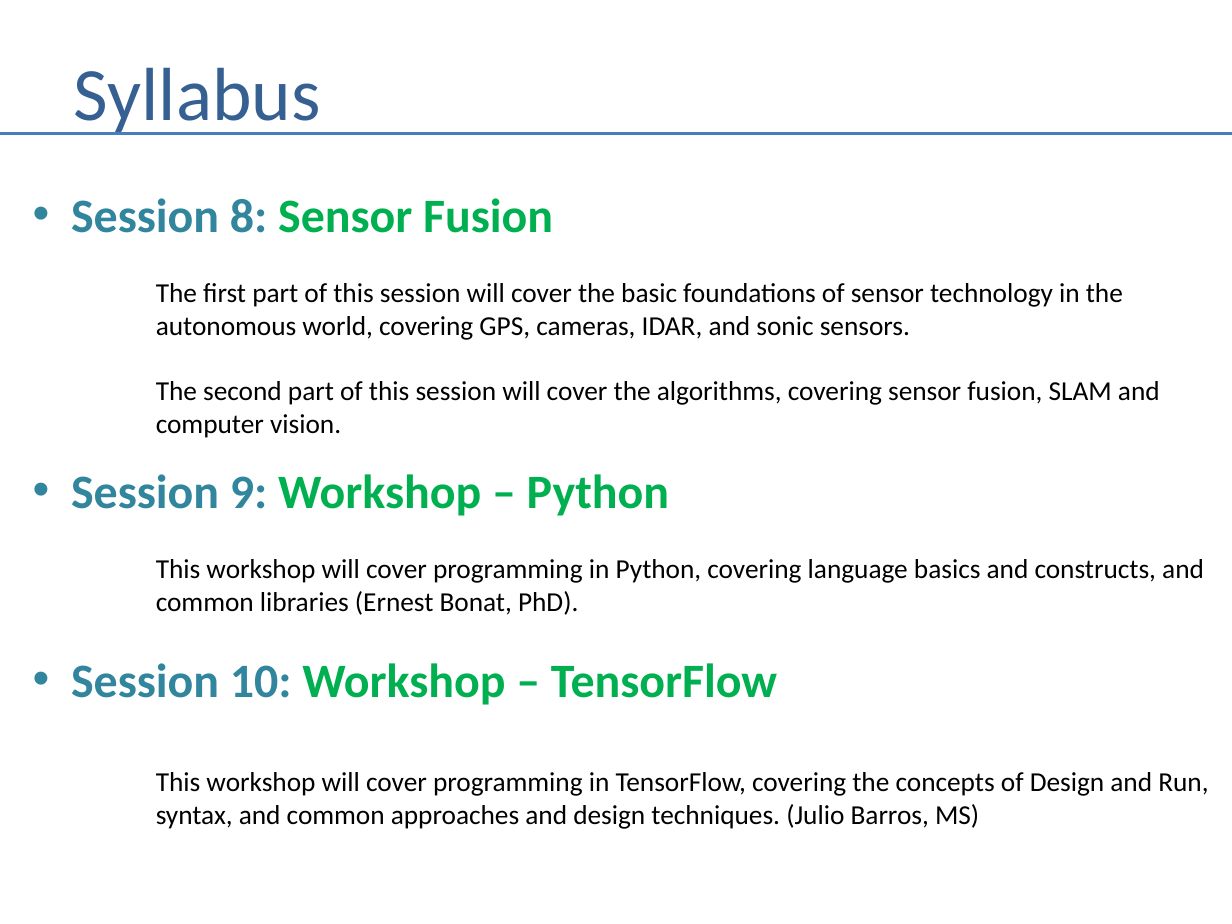
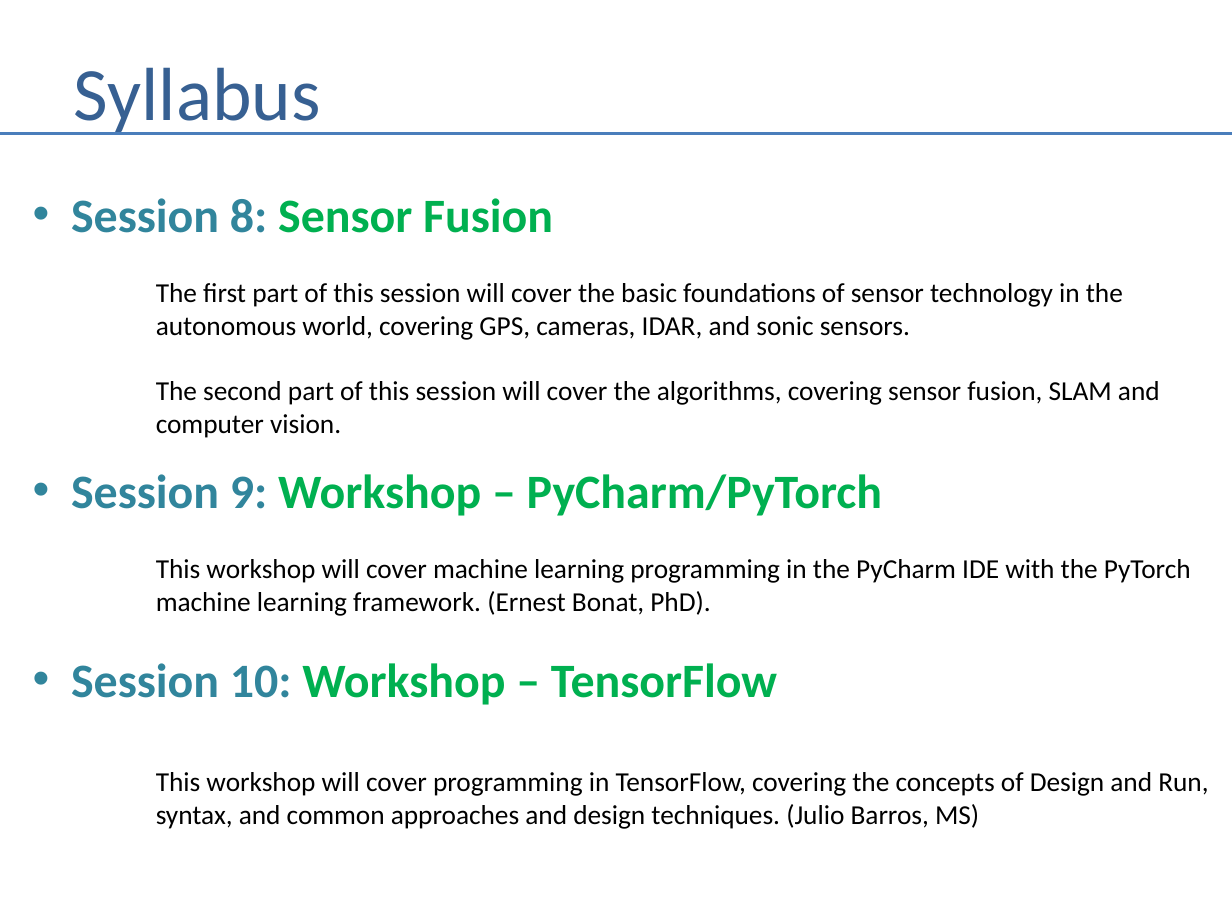
Before and after one commit to andrewferlitsch/Portland-Data-Science-Group, a slide deck: slide 9 of Presentations/AI Training Syllabus.pptx (slide 8 before the commit). Drawn at 1232x924 pixels with LibreOffice and Linux fonts; fonts in the diff are those of the drawing. Boxes give left, top, right and bottom in pixels: in the first picture for what was removed or moved away, otherwise in the second. Text is boxed around its words. In the diff, an @@ line names an element or a change of style, - is before the commit and + after.

Commit message:
updates to syllabus

```diff
--- a/Presentations/AI Training Syllabus.pptx
+++ b/Presentations/AI Training Syllabus.pptx
@@ text at (71,474,1191,616): text changed @@
-• Session 9: Workshop – Python
-This workshop will cover programming in Python, covering language basics and constructs, and
-common libraries (Ernest Bonat, PhD).
+• Session 9: Workshop – PyCharm/PyTorch
+This workshop will cover machine learning programming in the PyCharm IDE with the PyTorch
+machine learning framework. (Ernest Bonat, PhD).
```
Also in this commit, not shown: 4 other slides changed, 1 slide added, 1 other file.
